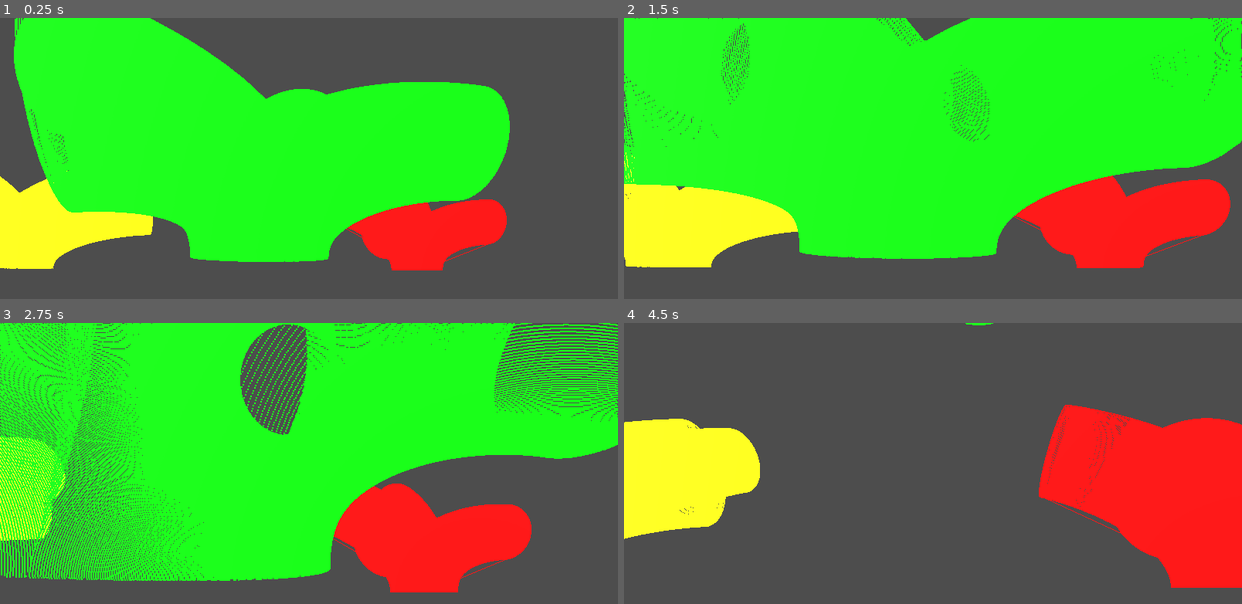
Above: before the commit, frames 1-4 (two rows, left to right).
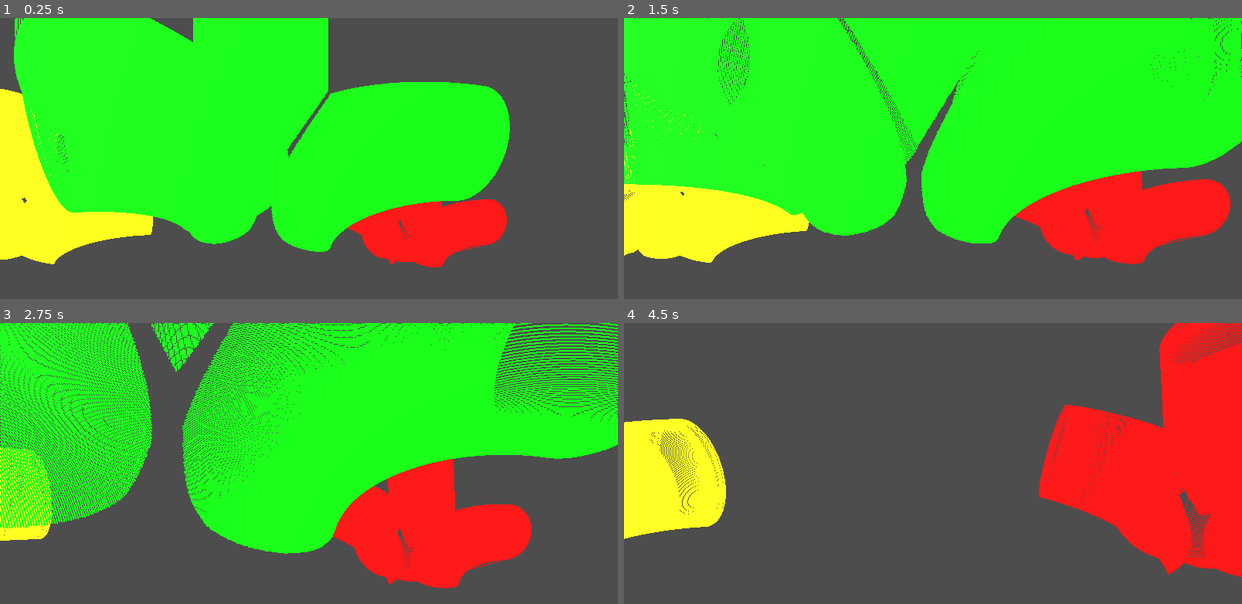
Above: after the commit, the same moments.

Repository: EpEpDragon/Modules
Game: Godot game, scene res://meshing_test.tscn
Two runs of this game, one before a commit and one after it. Both use one fixed random seed, a clock stepped at 60 frames per second and the inputs below.
Inputs (mouse positions are in pixels of both pictures, inside the frame that each line leads up to):
- Up to frame 1 (0.25 s): no input
- Up to frame 2 (1.5 s): tap Enter at 0.5 s; move the mouse to (963, 262) at 0.52 s; hold W (move_forward) from 0.53 s (still down); move the mouse to (902, 268) at 1.27 s
- Up to frame 3 (2.75 s): keep holding W (move_forward); move the mouse to (321, 561) at 2.02 s
- Up to frame 4 (4.5 s): keep holding W (move_forward); move the mouse to (926, 578) at 2.77 s; move the mouse to (976, 575) at 3.52 s; move the mouse to (883, 564) at 4.27 s

The runs differ from the first frame. In frame 1, 9.2% of the frame differs, in the area x 0-79%, y 0-90%; in frame 2, 6.3%; in frame 3, 21%, in the area x 0-82%, y 0-96%; in frame 4, 7.0%.

Commit message:
merge, kept changes in HEAD

Diff:
--- a/TreeGen/meshing_test.gd
+++ b/TreeGen/meshing_test.gd
@@ -3,6 +3,7 @@
 @export var bake_interval = 0.01
 @export var padding = 0.00
 var debug_draw
+
 var circ_res = 120
 var point_cloud = DebugDraw2.new_point_cloud(Vector3.ZERO, 2, Color.GREEN)
 var color_arr = [Color.CYAN, Color.BLUE_VIOLET, Color.DARK_BLUE, Color.GREEN, Color.ORANGE_RED]
--- a/TreeGen/meshing_test.tscn
+++ b/TreeGen/meshing_test.tscn
@@ -5,7 +5,7 @@
 
 [sub_resource type="Curve3D" id="Curve3D_eum13"]
 _data = {
-"points": PackedVector3Array(0, -0.5, 0, 0, 1, 0, 0, 1, 0, 0, 0, 0, -0.669736, 0.597713, -0.317717, -0.8913, 3.0946, -2.28853),
+"points": PackedVector3Array(0, -0.5, 0, 0, 1, 0, 0, 1, 0, 0, 0, 0, -0.669736, 0.597713, -0.317717, 0, 3.568, 0),
 "tilts": PackedFloat32Array(0, 0)
 }
 point_count = 2
@@ -33,6 +33,7 @@
 
 [node name="Node3D" type="Node3D"]
 script = ExtResource( "1_l5t8y" )
+padding = 0.039
 
 [node name="Camera" type="Camera3D" parent="."]
 transform = Transform3D(0.854658, 0.0187987, 0.518851, 0, 0.999344, -0.0362076, -0.519191, 0.0309451, 0.854098, 1.56701, 0.859062, 1.88958)
